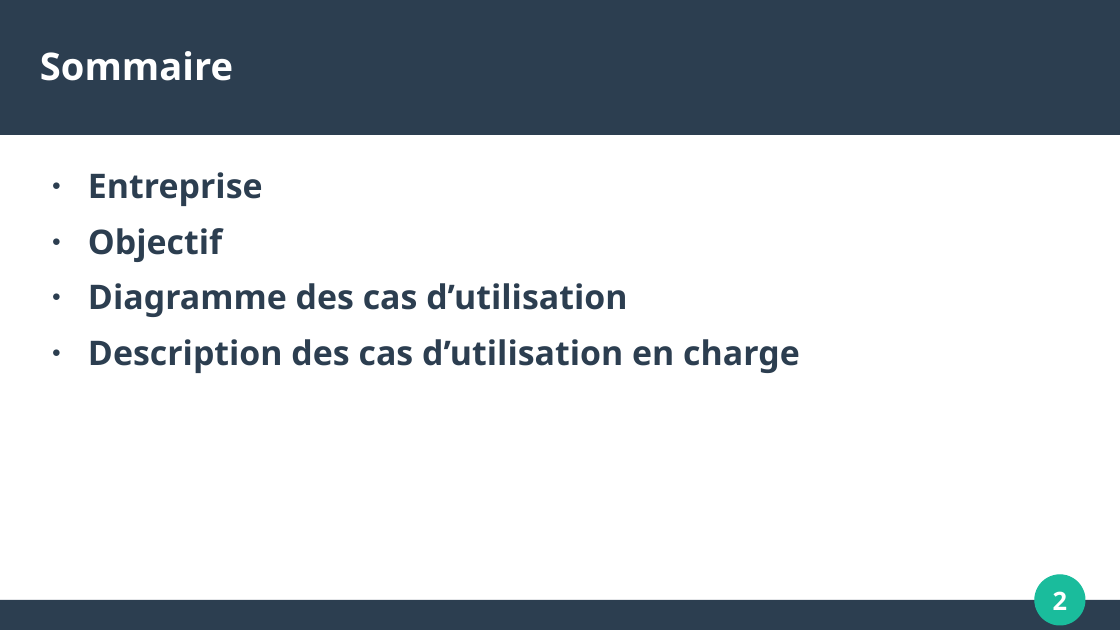
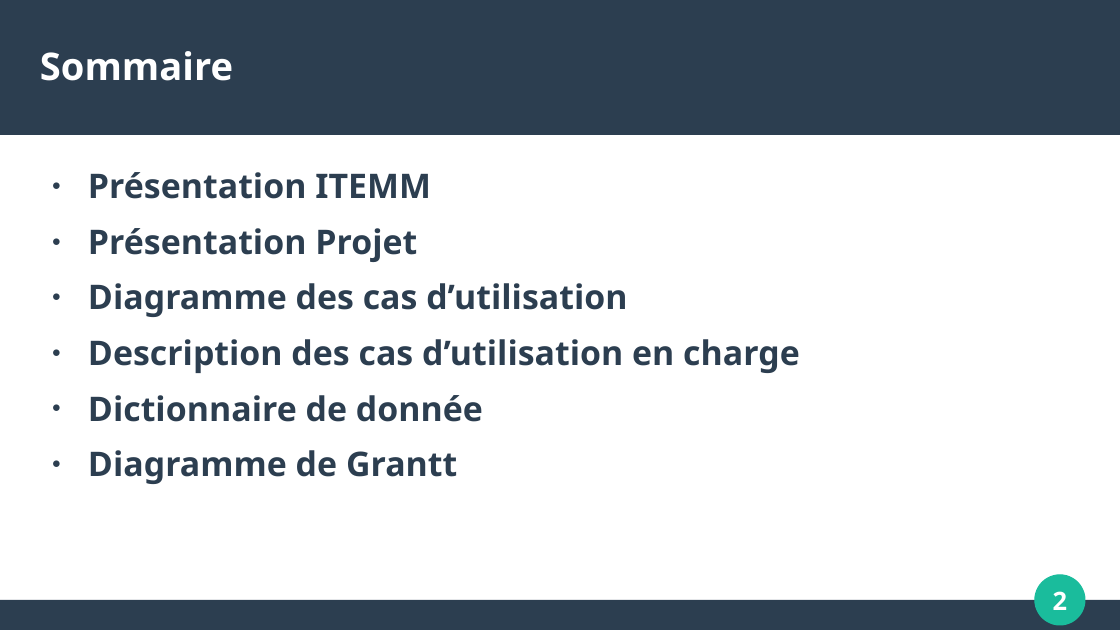
Before and after one commit to JulienGasparDeBarros/Automatisation-Inventaire, a slide deck: slide 2 of Etudiant 1/diapo revue 1.odp. Drawn at 1120x630 pixels with LibreOffice and Linux fonts; fonts in the diff are those of the drawing. Boxes give left, top, right and bottom in pixels: in the first picture for what was removed or moved away, otherwise in the second. Text is boxed around its words. In the diff, an @@ line names an element or a change of style, - is before the commit and + after.

```diff
--- a/Etudiant 1/diapo revue 1.odp
+++ b/Etudiant 1/diapo revue 1.odp
@@ text at (88,172,431,262): text changed @@
-● Entreprise
-● Objectif
+● Présentation ITEMM
+● Présentation Projet
@@ text at (88,395,483,484): paragraphs added @@
+● Dictionnaire de donnée
+● Diagramme de Grantt
```
Also in this commit, not shown: 2 other slides changed, 3 slides added, 3 slides removed.
